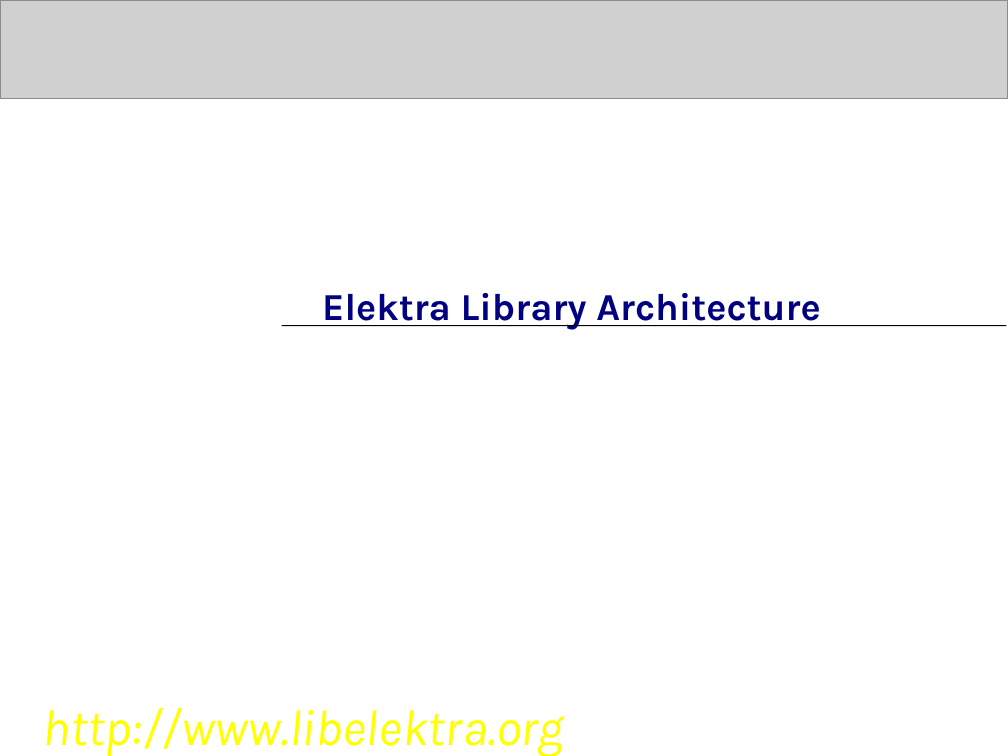
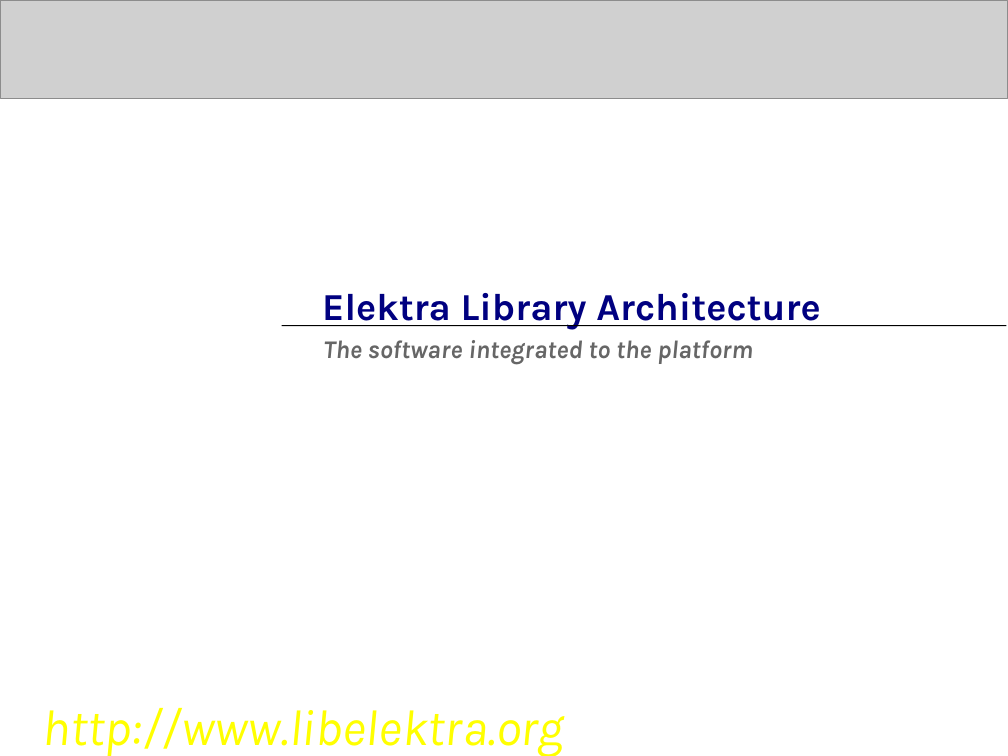
Before and after one commit to ElektraInitiative/libelektra, a slide deck: slide 17 of doc/elektra.odp (slide 16 before the commit). Drawn at 1008x756 pixels with LibreOffice and Linux fonts; fonts in the diff are those of the drawing; grey boxes stand for pictures; background and template pictures are left out. Boxes give left, top, right and bottom in pixels: in the first picture for what was removed or moved away, otherwise in the second. Text is boxed around its words. In the diff, an @@ line names an element or a change of style, - is before the commit and + after.

```diff
--- a/doc/elektra.odp
+++ b/doc/elektra.odp
@@ text added at (323, 340, 753, 364), 20 pt, text #666666, bold, italic @@
+The software integrated to the platform
```
Also in this commit, not shown: 6 other slides changed, 2 slides added, 1 slide removed.
